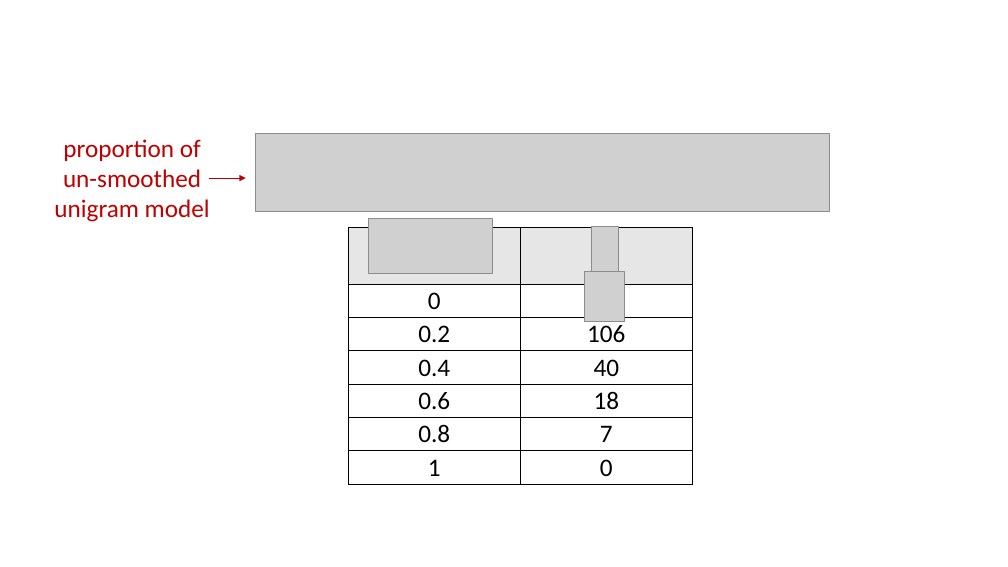
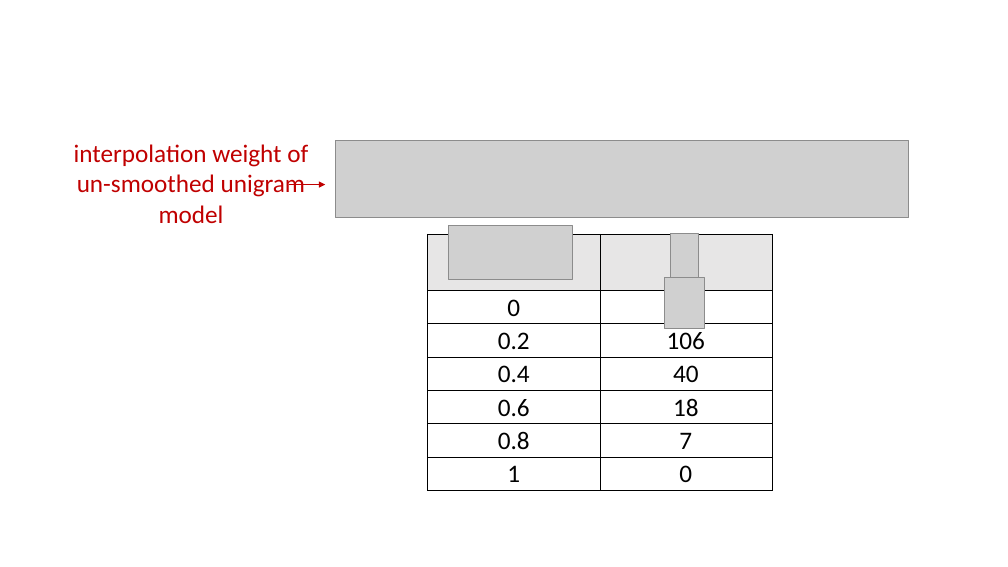
Before and after one commit to khanhnguyendata/ngram, a slide deck: slide 10 of ppt/medium.pptx. Drawn at 1008x567 pixels with LibreOffice and Linux fonts; fonts in the diff are those of the drawing; grey boxes stand for pictures. Boxes give left, top, right and bottom in pixels: in the first picture for what was removed or moved away, otherwise in the second. Text is boxed around its words. In the diff, an @@ line names an element or a change of style, - is before the commit and + after.

Commit message:
Update Medium slides

```diff
--- a/ppt/medium.pptx
+++ b/ppt/medium.pptx
@@ text at (x1=74, y1=144, x2=308, y2=223): text changed @@
-proportion of un-smoothed unigram model
+interpolation weight of un-smoothed unigram model
@@ 4 pictures, 1 table, 1 arrow moved together from (x1=209, y1=134, x2=830, y2=484) to (x1=289, y1=141, x2=910, y2=491) @@
```
